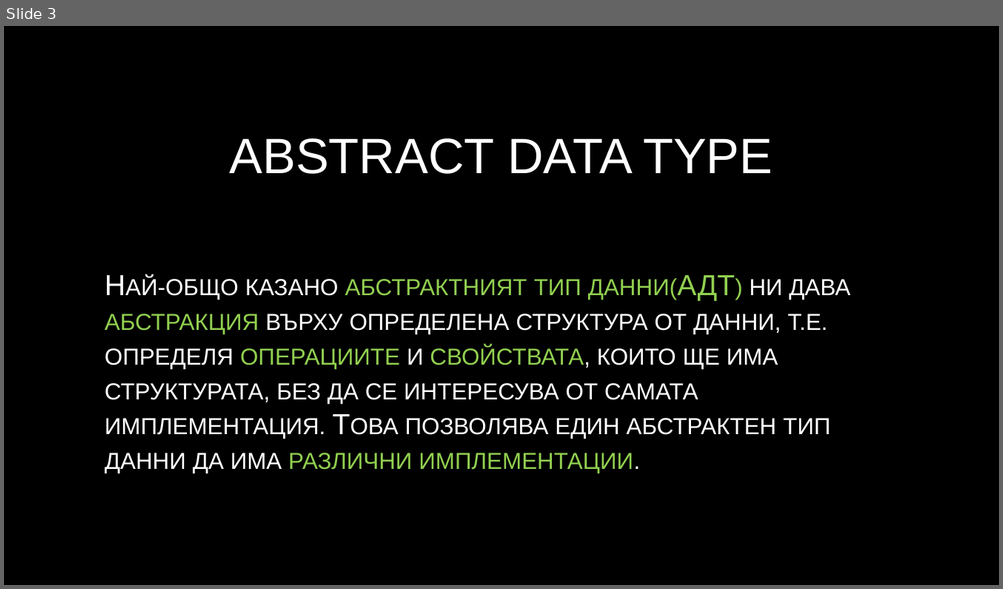
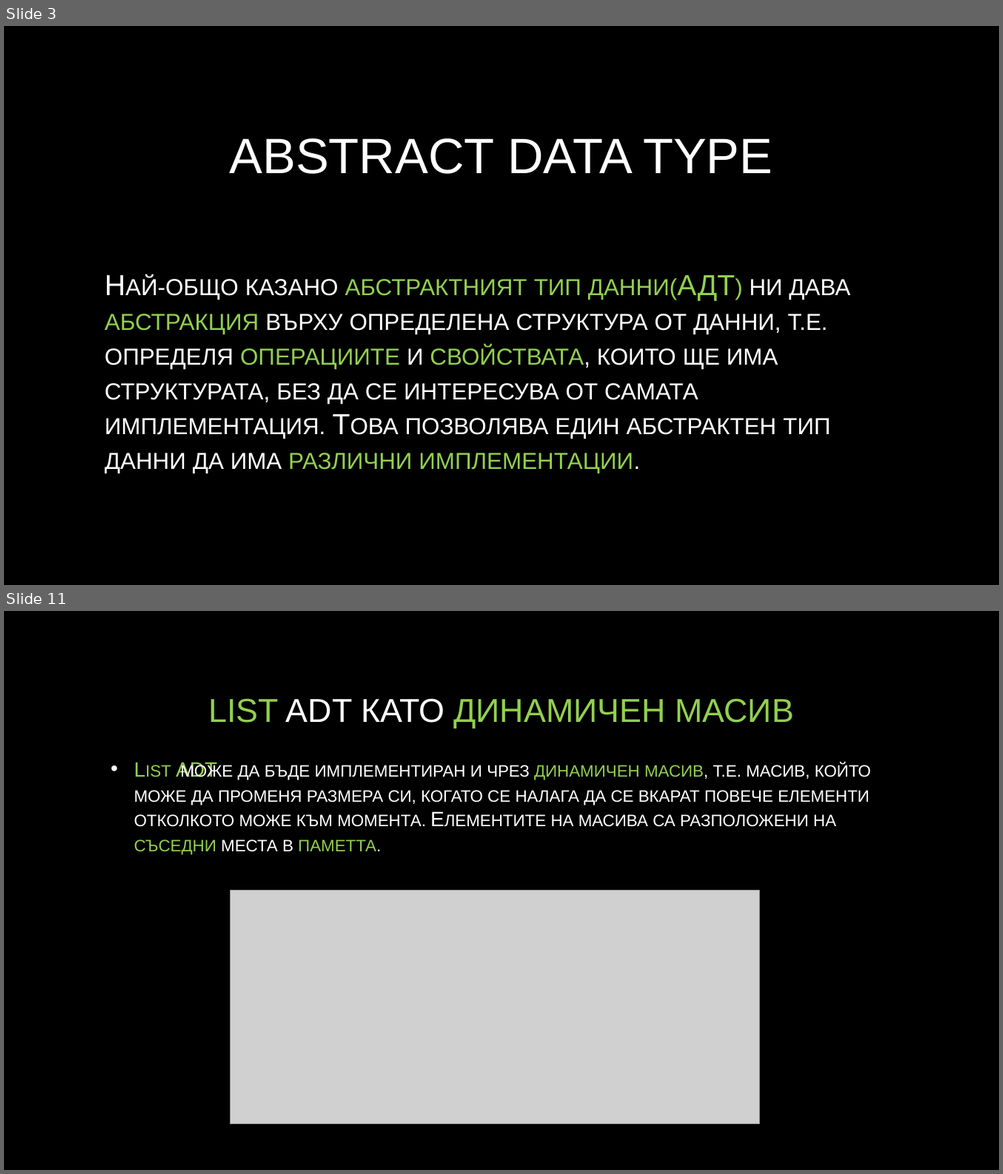
Before and after one commit to velizar92/CSharp-Programming-Presentations, a slide deck: Linear Data Structures.pptx. Shown one above the other, each under a label of ours: slide 3 before the commit, slides 3 and 11 after it; the slides between them are not shown. The pictures are 1003x589 and 1003x1174 pixels, drawn with LibreOffice and Linux fonts; fonts in the diff are those of the drawing; grey boxes stand for pictures; background and template pictures are left out. Boxes give left, top, right and bottom in pixels: in the first picture for what was removed or moved away, otherwise in the second. Text is boxed around its words. In the diff, an @@ line names an element or a change of style, - is before the commit and + after.

```diff
--- a/Linear Data Structures.pptx
+++ b/Linear Data Structures.pptx
@@ slide 11 added at (4,611,999,1170), background picture (left out) @@
@@ title added at (208,698,794,729), 32 pt, text #92D050 @@
+LIST ADT КАТО ДИНАМИЧЕН МАСИВ
@@ text added at (134,762,871,855), 20 pt, text gradient #FFFFFF to #BFBFBF, small capitals @@
+• List ADT може да бъде имплементиран и чрез динамичен масив, т.е. масив, който може да променя размера си, когато се налага да се вкарат повече елементи отколкото може към момента. Елементите на масива са разположени на съседни места в паметта.
@@ picture added at (230,891,759,1125) @@
```
Also in this commit, not shown: 6 slides changed, 5 other slides added.
